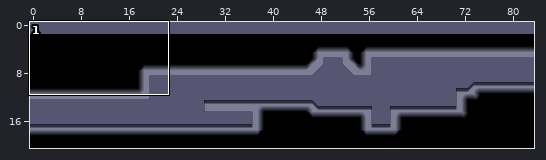
An edit to a level. LDtk project, Darkrise/Assets/Levels/ryoDemoLevel.ldtk. The first picture is a wide view before the edit; the outline marks the close-up.
Close-up. The starting point:
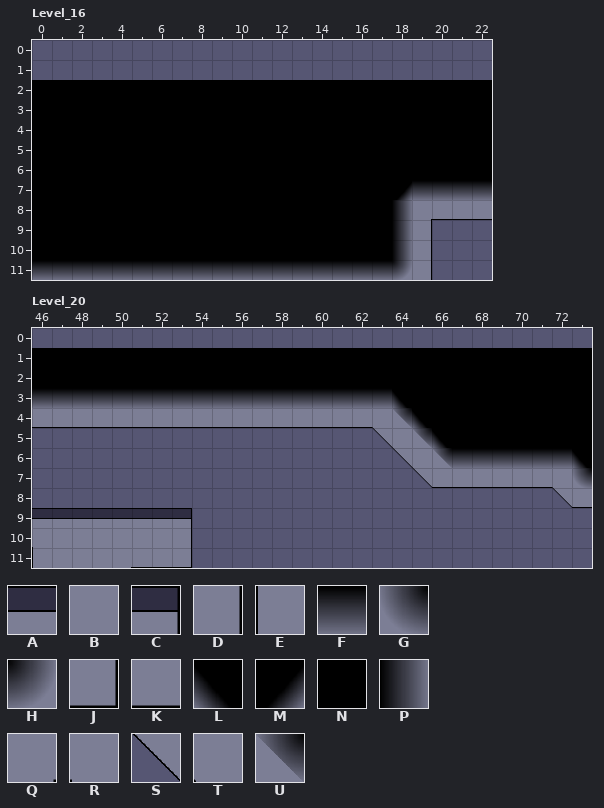
Cells are 60x60 px. Shown: Level_16 x 0..22, y 0..11; Level_20 x 46..73, y 0..11. The commit also changed other parts of the map, which this record leaves out. The old version is drawn lined up with the new one.
Key: from "Darkrise_Tilemap_5_4": A 0, B 2, C 6, D 24, E 24 flipped left-right, F 36 flipped up-down, G 38 flipped up-down, H 38 turned 180, J 42, K 60 flipped up-down, L 74 flipped up-down, M 74 turned 180, N 76, P 94 flipped left-right, Q 98, R 98 flipped left-right, S 126 flipped up-down, T 134 flipped left-right, U 2 under 40 flipped up-down.
_ is an empty cell.
Layer "Tiles" before, Level_16, first column x 0:
 0 _______________________
 1 _______________________
 2 NNNNNNNNNNNNNNNNNNNNNNN
 3 NNNNNNNNNNNNNNNNNNNNNNN
 4 NNNNNNNNNNNNNNNNNNNNNNN
 5 NNNNNNNNNNNNNNNNNNNNNNN
 6 NNNNNNNNNNNNNNNNNNNNNNN
 7 NNNNNNNNNNNNNNNNNNMFFFF
 8 NNNNNNNNNNNNNNNNNNPQKKK
 9 NNNNNNNNNNNNNNNNNNPD___
10 NNNNNNNNNNNNNNNNNNPD___
11 FFFFFFFFFFFFFFFFFFHD___
Layer "Tiles" before, Level_20, first column x 46:
 0 ____________________________
 1 NNNNNNNNNNNNNNNNNNNNNNNNNNNN
 2 NNNNNNNNNNNNNNNNNNNNNNNNNNNN
 3 FFFFFFFFFFFFFFFFFFLNNNNNNNNN
 4 KKKKKKKKKKKKKKKKKTULNNNNNNNN
 5 _________________STULNNNNNNN
 6 __________________STUFFFFFFL
 7 ___________________SKKKKKKTG
 8 __________________________SK
 9 AAAAAAAC____________________
10 RBBBBBBD____________________
11 EBBBQKKJ____________________
Now the later version:
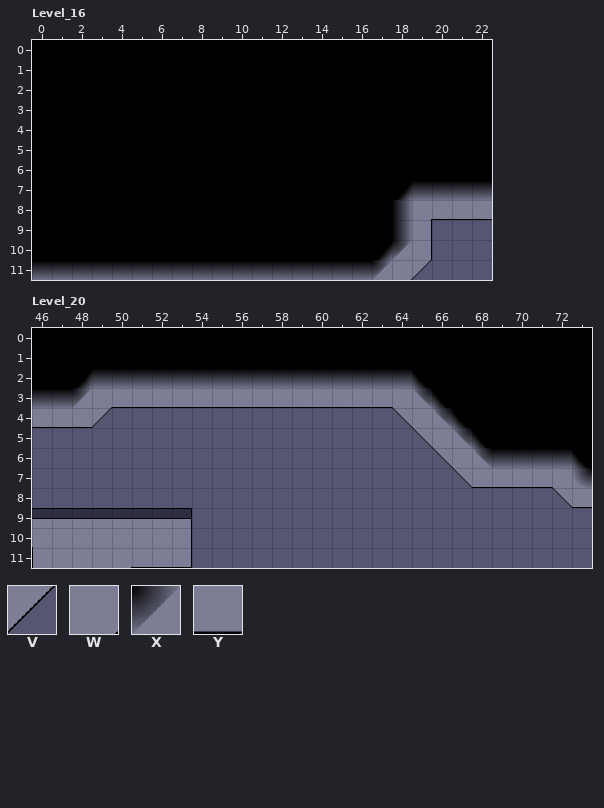
Further tiles: from "Darkrise_Tilemap_5_4": V 126 turned 180, W 134, X 2 under 40 turned 180, Y 60 flipped up-down under 68.
Edits made:
Changed rows in their new state; . is an unchanged cell.
Level_16: map size 84x19 -> 84x21 cells (old content now starts at 0,2; both pictures use the new coordinates)
Level_20: map size 93x26 -> 93x27 cells (old content now starts at 0,1; both pictures use the new coordinates)
Layer "Tiles", Level_16:
first column x 0:
 0 NNNNNNNNNNNNNNNNNNNNNNN
 1 NNNNNNNNNNNNNNNNNNNNNNN
first column x 17:
10 MX.
11 XWV
Layer "Tiles", Level_20:
first column x 46:
 0 NNNNNNNNNNNNNNNNNNNNNNNNNNNN
 2 ..MFFFFFFFFFFFFFFFFL........
 3 ..XWKKKKKKKKKYKYYKTUL.......
 4 ...V______________STUL......
 5 .................__STUL.....
 6 ..................__STU.....
 7 ...................__S......
Where, in picture pixels (left, top, right, bottom), the same in both close-ups:
added: (32, 40, 492, 80)
changed: (373, 241, 432, 280)
added: (32, 328, 592, 348)
changed: (73, 370, 491, 488)
